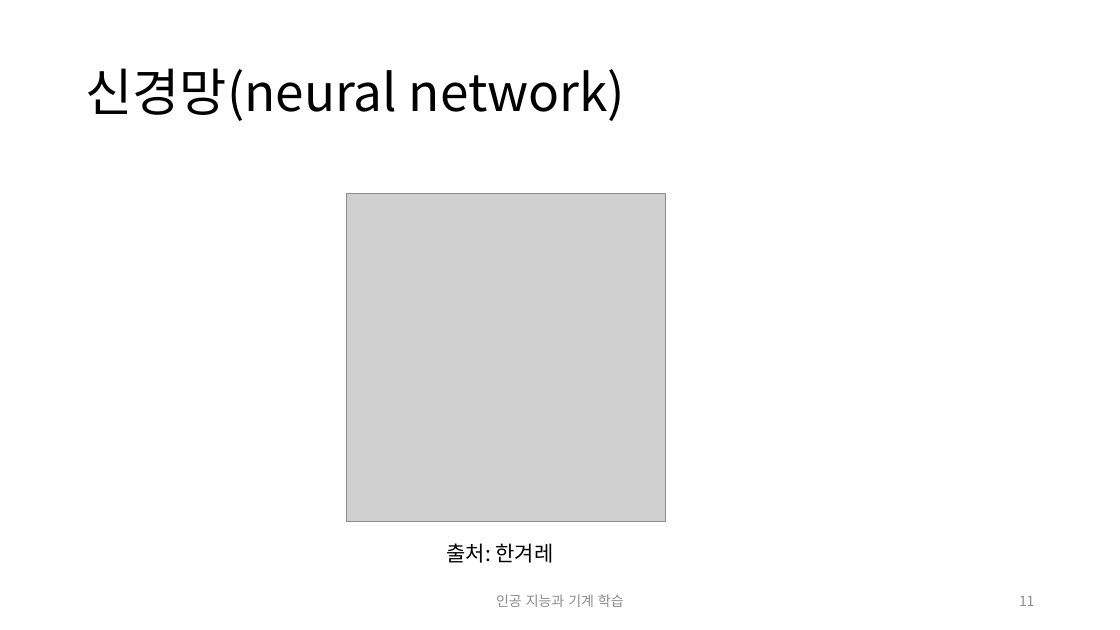
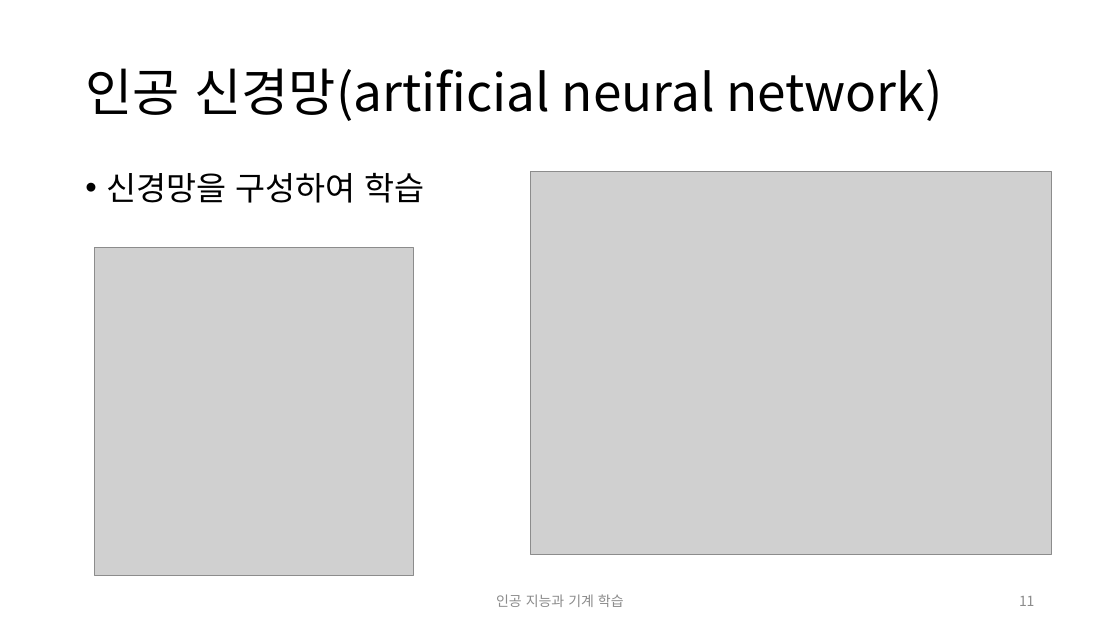
Before and after one commit to ggorr/MachineLearning, a slide deck: slide 11 of 인공 지능과 기계 학습.pptx. Drawn at 1120x630 pixels with LibreOffice and Linux fonts; fonts in the diff are those of the drawing; grey boxes stand for pictures. Boxes give left, top, right and bottom in pixels: in the first picture for what was removed or moved away, otherwise in the second. Text is boxed around its words. In the diff, an @@ line names an element or a change of style, - is before the commit and + after.

```diff
--- a/인공 지능과 기계 학습.pptx
+++ b/인공 지능과 기계 학습.pptx
@@ title at <box>85,68,942,121</box>: text changed @@
-신경망(neural network)
+인공 신경망(artificial neural network)
@@ text added at <box>106,173,425,203</box>, 28 pt, text #000000 @@
+• 신경망을 구성하여 학습
@@ picture added at <box>531,172,1052,555</box> @@
@@ picture: place and size @@
-picture at <box>347,194,665,523</box>
+picture at <box>95,248,413,576</box>
@@ text removed at <box>446,543,554,563</box> @@
-출처: 한겨레
```
Also in this commit, not shown: 14 other slides changed.
